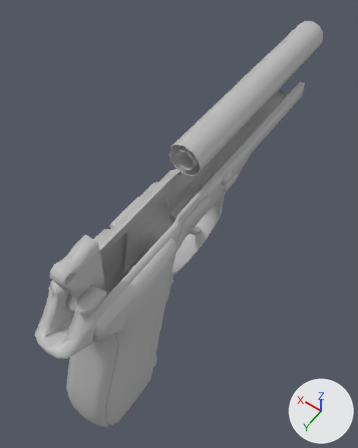
An edit to the Blender file Design/Meshes/Guns/M9/M9_A_Model_Rev4.blend, drawn before and after from the same camera.
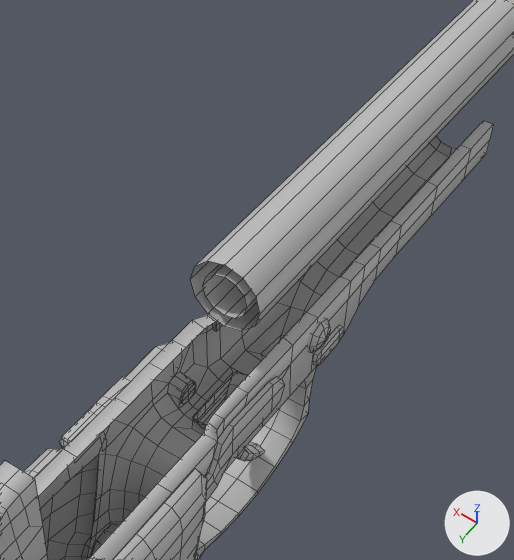
Each version appears first whole from a camera (50 mm lens) standing at (-9.98, 9.39, 23.96) and looking at (1.03, -6.03, -0.26), and next in a close-up on the part from 23% to 88% of the width and 6% to 62% of the height. Arrows for +X, +Y and +Z are at lower right; the lights stay in place. The older version's two pictures come first. The close-ups show mesh edges as thin lines.

In view in the first close-up: 'Hammer', 'M9_Body', 'Trigger'.
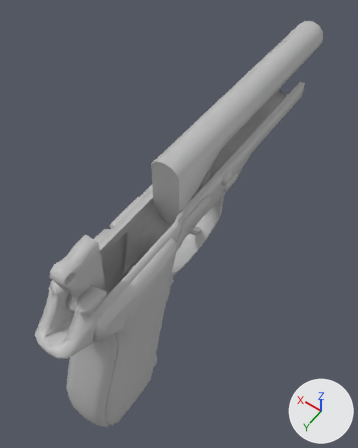
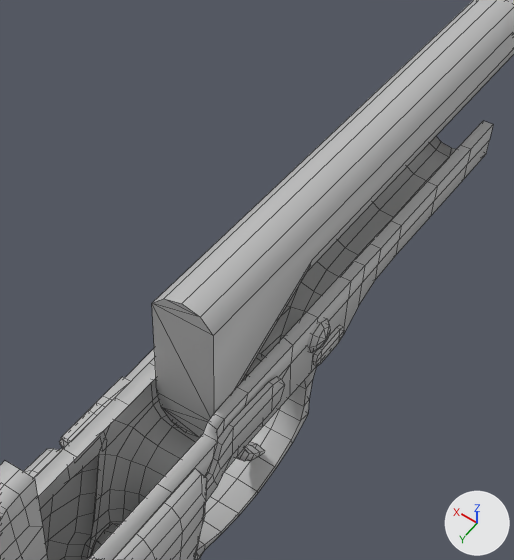
Pixel boxes [x1, y1, x2, y2] of what changed, in the close-ups (514 x 560 px):
```json
{"part": 1, "of": "me_mesh_002", "change": "built on", "before": [190, 0, 514, 331], "after": [152, 0, 514, 437]}
{"object": "Trigger", "change": "unchanged, covered by the edit", "before": [192, 372, 265, 461], "after": [236, 374, 265, 461]}
```

The change, as JSON lines over the scene's bpy script:
```json
{"block": "me_mesh_002", "where": "# used by ob_m9_body; location = (0.0, 0.0, 0.0)"}
{"op": "remove", "block": "me_mesh_002", "code": "me_mesh_002.from_pydata(...)  # 1493 vertices, 1334 faces; spans x -1.9..1.9, y -18.7..5.4, z -8.2..7.6"}
{"op": "add", "block": "me_mesh_002", "code": "me_mesh_002.from_pydata(...)  # 1500 vertices, 1350 faces; spans x -1.9..1.9, y -18.7..5.4, z -8.2..7.6"}
{"block": "me_mesh_002", "change": "me_mesh_002 part 1"}
{"block": "me_mesh_002", "change": "5 vertices are removed from x -0.8..0.8, y -5.0, z 5.8..7.1"}
{"block": "me_mesh_002", "change": "9 faces are deleted"}
{"block": "me_mesh_002", "change": "3 vertices in x -0.8..0.0, y -5.0, z 7.1..7.6 move by (0.1, 1.4, 0.0)"}
{"block": "me_mesh_002", "change": "4 vertices move from x -0.9..0.9, y -5.0, z 5.7..7.4 to x -0.9..0.9, y -7.2..-3.6, z 3.2..7.4"}
{"block": "me_mesh_002", "change": "12 vertices are added at x -0.8..0.9, y -7.3..-3.6, z 3.3..7.1"}
{"block": "me_mesh_002", "change": "25 new faces join them"}
```
